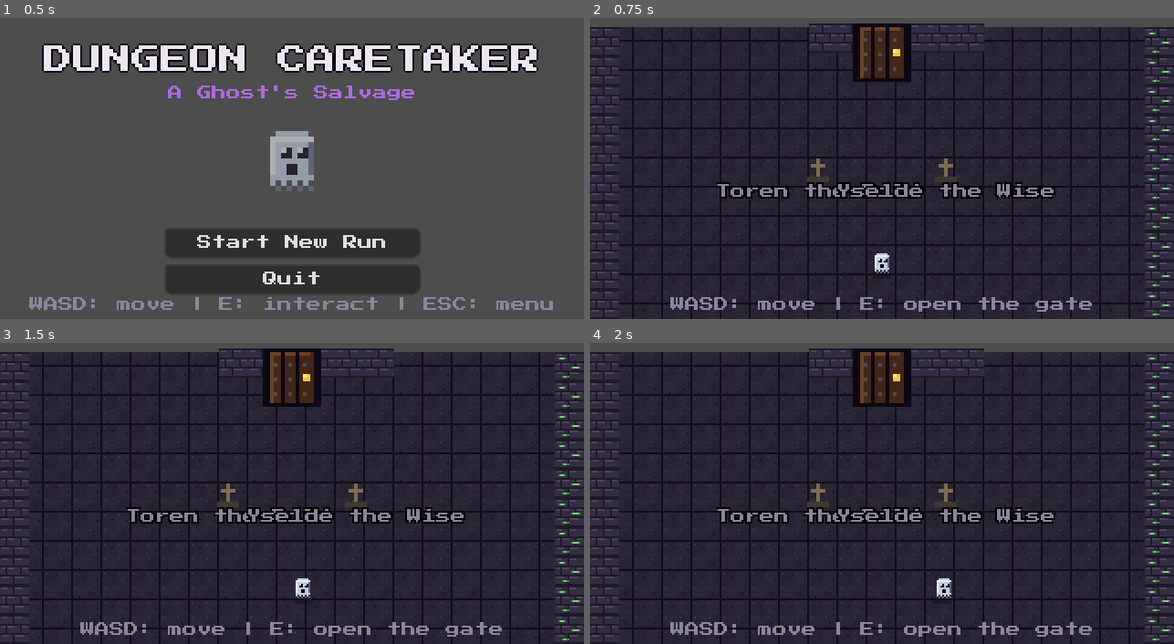
Above: before the commit, frames 1-4 (two rows, left to right).
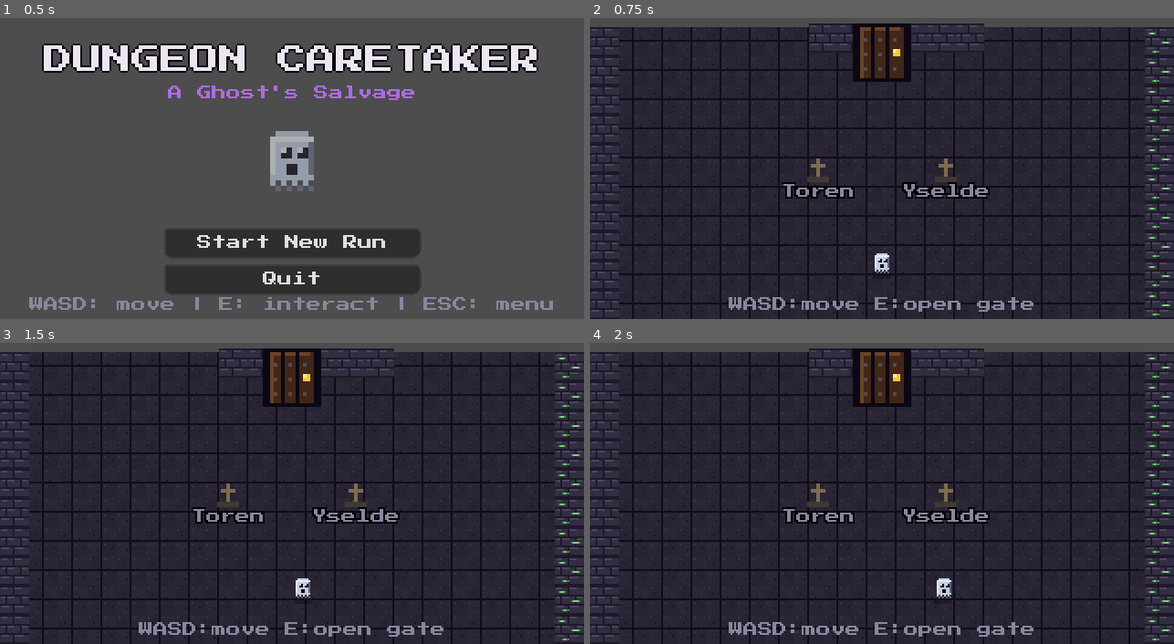
Above: after the commit, the same moments.

Repository: Deq710sia/dungeon-caretaker
Game: Godot game, scene res://scenes/main.tscn
Same seed, same stepped clock (60 frames per second), same inputs: the game is played once before the commit and once after it.
Inputs (mouse positions are in pixels of both pictures, inside the frame that each line leads up to):
- Up to frame 1 (0.5 s): no input
- Up to frame 2 (0.75 s): click "Start New Run" at 0.5 s
- Up to frame 3 (1.5 s): tap Enter at 1.25 s; move the mouse to (420, 463) at 1.27 s; hold D (move_right) from 1.28 s (still down); hold E (interact) from 1.28 s (still down); click (420, 463) at 1.42 s
- Up to frame 4 (2 s): keep holding D (move_right); keep holding E (interact); tap Space at 1.52 s

Frame 1 is identical in both runs. In frame 2, 3.3% of the frame differs, in the area x 13-86%, y 54-98%; in frame 3, 3.3%; in frame 4, 3.3%.

Commit message:
Fix REAL UI issues found from user screenshots (not Xvfb)
My Xvfb screenshots were rendering differently from the actual game.
The user's real screenshots revealed these problems:

1. WORKSHOP: 'EXORCISE' + 'REFORGE' labels overlapped into
   'EXORCISEREFORGE' — stations at x=210 and x=270 are only 60px apart.
   Fix: shortened labels to 'ALTAR' and 'FORGE'.

2. MINIGAMES: workshop background bled through the minigame overlay
   — you could see 'WORKSHOP', 'Shards', 'ARSENAL', 'GRIND', etc.
   behind the minigame. Fix: made overlay background fully opaque
   (alpha 0.95 → 1.0) on all 4 repair minigames.

3. GATE: grave names 'Toren the Bold' and 'Yselde the Wise' overlapped
   into 'Toren thYsëldë the Wise'. Fix: shortened to first names only
   ('Toren', 'Yselde').

4. SALVAGE: hint text '[E] Salvage Bram the Bold's Forgotten He' was
   cut off. Fix: shortened to '[E] Salvage <gear_name>' (dropped the
   corpse name from the hint — the floating label already shows it).

5. UPGRADE SHOP: every description was truncated — '+15% ghost speed
   ir', '+10% repair quali1', '+25 weapon max dura'. Fix: widened
   description column (120→160px), shortened name column (100→80px),
   and shortened all descriptions to fit.

6. PLANNING: 'SHRINE' label at x=220 overlapped 'Mira' adventurer
   name. Fix: moved shrine from (220,90) to (280,50) — out of the
   adventurer row entirely.

7. BOTTOM HINTS: all cut off — 'TAB: ins', 'Ring Bel'. At font 8,
   'WASD: move | E: interact | TAB: inspect weapon' = 50 chars × 8
   = 400px in a 320px viewport. Fix: shortened all hints to fit
   (removed spaces after colons, dropped redundant text).

8. WORKSHOP HUD: 'Carry: Whispering Staff' overflowed past x=320.
   Fix: truncated carried weapon name to 12 chars. Also shortened
   bell display from 'Bell: 75s' to just '75s'.

Diff:
--- a/scripts/autoload/game_state.gd
+++ b/scripts/autoload/game_state.gd
@@ -43,11 +43,11 @@
 }
 
 const UPGRADE_DEFS: Dictionary = {
-        "fleet_shade": {"name": "Fleet Shade", "desc": "+15% ghost speed in salvage", "max": 5, "cost_base": 30, "cost_growth": 20},
+        "fleet_shade": {"name": "Fleet Shade", "desc": "+15% ghost speed", "max": 5, "cost_base": 30, "cost_growth": 20},
         "master_forge": {"name": "Master Forge", "desc": "+10% repair quality", "max": 5, "cost_base": 40, "cost_growth": 25},
-        "sturdy_grip": {"name": "Sturdy Grip", "desc": "+25 weapon max durability", "max": 5, "cost_base": 50, "cost_growth": 30},
-        "adventurer_training": {"name": "Adventurer Training", "desc": "+5% party combat skill", "max": 5, "cost_base": 60, "cost_growth": 35},
-        "salvage_expert": {"name": "Salvage Expert", "desc": "+1 salvage slot, better finds", "max": 3, "cost_base": 45, "cost_growth": 25},
+        "sturdy_grip": {"name": "Sturdy Grip", "desc": "+25 max durability", "max": 5, "cost_base": 50, "cost_growth": 30},
+        "adventurer_training": {"name": "Adventurer Training", "desc": "+5% combat skill", "max": 5, "cost_base": 60, "cost_growth": 35},
+        "salvage_expert": {"name": "Salvage Expert", "desc": "+1 salvage slot", "max": 3, "cost_base": 45, "cost_growth": 25},
 }
 
 func _ready() -> void:
--- a/scripts/phases/gate.gd
+++ b/scripts/phases/gate.gd
@@ -37,7 +37,7 @@
 		# Nobody's died yet in THIS run — these are the caretaker's
 		# predecessors, establishing why the dungeon entrance is already
 		# littered with weapons for the taking.
-		names = ["Toren the Bold", "Yselde the Wise"]
+		names = ["Toren", "Yselde"]
 	else:
 		names = []  # a clean wave — no fresh graves to add
 	var spacing: float = min(70.0, 280.0 / max(1, names.size()))
@@ -47,7 +47,7 @@
 
 func _build_hud() -> void:
 	hint_label = Label.new()
-	hint_label.text = "WASD: move | E: open the gate"
+	hint_label.text = "WASD:move E:open gate"
 	hint_label.add_theme_font_size_override("font_size", 8)
 	hint_label.add_theme_color_override("font_color", Palette.TEXT_DIM)
 	hint_label.position = Vector2(0, ROOM_H - 12)
--- a/scripts/phases/planning.gd
+++ b/scripts/phases/planning.gd
@@ -12,7 +12,7 @@
 const MAP_TABLE_POS := Vector2(160, 50)
 const WEAPON_RACK_POS := Vector2(40, 50)
 const BELL_POS := Vector2(280, 50)
-const RECRUIT_POS := Vector2(220, 90)
+const RECRUIT_POS := Vector2(280, 50)
 # Adventurers stand in a row at the bottom
 const ADVENTURER_Y: float = 130
 
@@ -357,7 +357,7 @@
         if map_view_active:
                 _draw_map_view()
         # Bottom hint
-        GameFont.draw_string_centered(self, Vector2(ROOM_W / 2, ROOM_H - 6), "WASD: move | E: interact", 8, Palette.TEXT_DIM)
+        GameFont.draw_string_centered(self, Vector2(ROOM_W / 2, ROOM_H - 6), "WASD:move E:interact", 8, Palette.TEXT_DIM)
 
 func _draw_map_view() -> void:
         # Dim background
--- a/scripts/phases/salvage.gd
+++ b/scripts/phases/salvage.gd
@@ -241,11 +241,11 @@
                         near_interactive = h
         if near_interactive is Dictionary:
                 if near_interactive.has("corpse_name"):
-                        hud_hint.text = "[E] Salvage %s's %s" % [near_interactive.corpse_name, near_interactive.gear_name]
+                        hud_hint.text = "[E] Salvage %s" % near_interactive.gear_name
                 elif near_interactive.has("type"):
                         hud_hint.text = "Hazard: %s — step away or [E] to disarm" % near_interactive.type.to_upper()
         else:
-                hud_hint.text = "WASD: move | E: interact | Find corpses, reach exit"
+                hud_hint.text = "WASD:move E:interact Find exit"
 
 func _handle_interact() -> void:
         if near_interactive is Dictionary:
--- a/scripts/phases/upgrade_shop.gd
+++ b/scripts/phases/upgrade_shop.gd
@@ -60,14 +60,14 @@
 		name_lbl.text = "%s L%d/%d" % [def.name, lvl, def.max]
 		name_lbl.add_theme_font_size_override("font_size", 8)
 		name_lbl.add_theme_color_override("font_color", Palette.TEXT if not maxed else Palette.TEXT_GREEN)
-		name_lbl.custom_minimum_size = Vector2(100, 16)
+		name_lbl.custom_minimum_size = Vector2(80, 16)
 		row.add_child(name_lbl)
 		var desc_lbl := Label.new()
 		desc_lbl.text = def.desc
 		desc_lbl.add_theme_font_size_override("font_size", 8)
 		desc_lbl.add_theme_color_override("font_color", Palette.TEXT_DIM)
 		desc_lbl.size_flags_horizontal = Control.SIZE_EXPAND_FILL
-		desc_lbl.custom_minimum_size = Vector2(120, 16)
+		desc_lbl.custom_minimum_size = Vector2(160, 16)
 		row.add_child(desc_lbl)
 		var buy_btn := Button.new()
 		if maxed:
--- a/scripts/phases/workshop.gd
+++ b/scripts/phases/workshop.gd
@@ -12,8 +12,8 @@
         {"key": "arsenal",   "name": "ARSENAL",   "sprite": "chest",      "pos": Vector2(30, 50)},
         {"key": "polish",    "name": "POLISH",    "sprite": "bench",      "pos": Vector2(90, 50),  "states": [Weapon.State.BLOODIED]},
         {"key": "oil_grind", "name": "GRIND",     "sprite": "grindstone", "pos": Vector2(150, 50), "states": [Weapon.State.RUSTED]},
-        {"key": "exorcise",  "name": "EXORCISE",  "sprite": "altar",      "pos": Vector2(210, 50), "states": [Weapon.State.HAUNTED, Weapon.State.CURSED]},
-        {"key": "reforge",   "name": "REFORGE",   "sprite": "furnace",    "pos": Vector2(270, 50), "states": [Weapon.State.SHATTERED]},
+        {"key": "exorcise",  "name": "ALTAR",  "sprite": "altar",      "pos": Vector2(210, 50), "states": [Weapon.State.HAUNTED, Weapon.State.CURSED]},
+        {"key": "reforge",   "name": "FORGE",   "sprite": "furnace",    "pos": Vector2(270, 50), "states": [Weapon.State.SHATTERED]},
 ]
 
 var ghost: Dictionary = {
@@ -119,11 +119,11 @@
         _update_hud()
 
 func _update_hud() -> void:
-        hud_bell.text = "Bell: %.0fs" % bell_timer
+        hud_bell.text = "%.0fs" % bell_timer
         hud_shards.text = "Shards: %d" % GameState.soul_shards
         if ghost.carrying != null:
                 var w: Weapon = ghost.carrying
-                hud_carrying.text = "Carry: %s" % w.display_name
+                hud_carrying.text = "Carry: " + w.display_name.substr(0, 12)
                 hud_carrying.add_theme_color_override("font_color", w.wear_color())
         else:
                 hud_carrying.text = "Carry: -"
@@ -369,7 +369,7 @@
         # Particles
         Juice.draw_particles(self)
         # Hint
-        GameFont.draw_string_centered(self, Vector2(ROOM_W / 2, ROOM_H - 6), "WASD: move | E: interact | TAB: inspect weapon", 8, Palette.TEXT_DIM)
+        GameFont.draw_string_centered(self, Vector2(ROOM_W / 2, ROOM_H - 6), "WASD:move E:interact TAB:inspect", 8, Palette.TEXT_DIM)
 
 func _draw_glow(pos: Vector2, radius: int, color: Color) -> void:
         var center := Vector2(int(pos.x), int(pos.y))
--- a/scripts/repair/exorcise_altar.gd
+++ b/scripts/repair/exorcise_altar.gd
@@ -64,7 +64,7 @@
 
 func _draw() -> void:
 	var vp := Vector2(320, 180)
-	draw_rect(Rect2(Vector2.ZERO, vp), Color(0.05, 0.04, 0.10, 0.95), true)
+	draw_rect(Rect2(Vector2.ZERO, vp), Color(0.05, 0.03, 0.08, 1.0), true)
 	# Draw the WEAPON in the center (the centerpiece!)
 	if gear != null:
 		var weapon_tex := Sprites.get_weapon_sprite(gear.type, gear.state)
--- a/scripts/repair/oil_grindstone.gd
+++ b/scripts/repair/oil_grindstone.gd
@@ -57,7 +57,7 @@
 
 func _draw() -> void:
         var vp := Vector2(320, 180)
-        draw_rect(Rect2(Vector2.ZERO, vp), Color(0.05, 0.04, 0.07, 0.95), true)
+        draw_rect(Rect2(Vector2.ZERO, vp), Color(0.05, 0.03, 0.08, 1.0), true)
         # Grindstone (large, center-left)
         var wheel_center := Vector2(vp.x * 0.35, vp.y * 0.55)
         var wheel_r: float = 45.0
--- a/scripts/repair/polish_bench.gd
+++ b/scripts/repair/polish_bench.gd
@@ -63,7 +63,7 @@
 func _draw() -> void:
 	var vp := Vector2(320, 180)
 	# Dim background
-	draw_rect(Rect2(Vector2.ZERO, vp), Color(0.05, 0.04, 0.07, 0.95), true)
+	draw_rect(Rect2(Vector2.ZERO, vp), Color(0.05, 0.03, 0.08, 1.0), true)
 	# Draw the weapon LARGE in the center (the centerpiece!)
 	if gear != null:
 		var weapon_tex := Sprites.get_weapon_sprite(gear.type, gear.state)
--- a/scripts/repair/reforge_furnace.gd
+++ b/scripts/repair/reforge_furnace.gd
@@ -99,7 +99,7 @@
 
 func _draw() -> void:
         var vp := Vector2(320, 180)
-        draw_rect(Rect2(Vector2.ZERO, vp), Color(0.10, 0.06, 0.10, 0.95), true)
+        draw_rect(Rect2(Vector2.ZERO, vp), Color(0.05, 0.03, 0.08, 1.0), true)
         var stage_names := ["MELT", "POUR", "HAMMER"]
         if stage < 3:
                 GameFont.draw_string_centered(self, Vector2(vp.x / 2, 18), stage_names[stage], 8, Palette.TEXT_GOLD)
